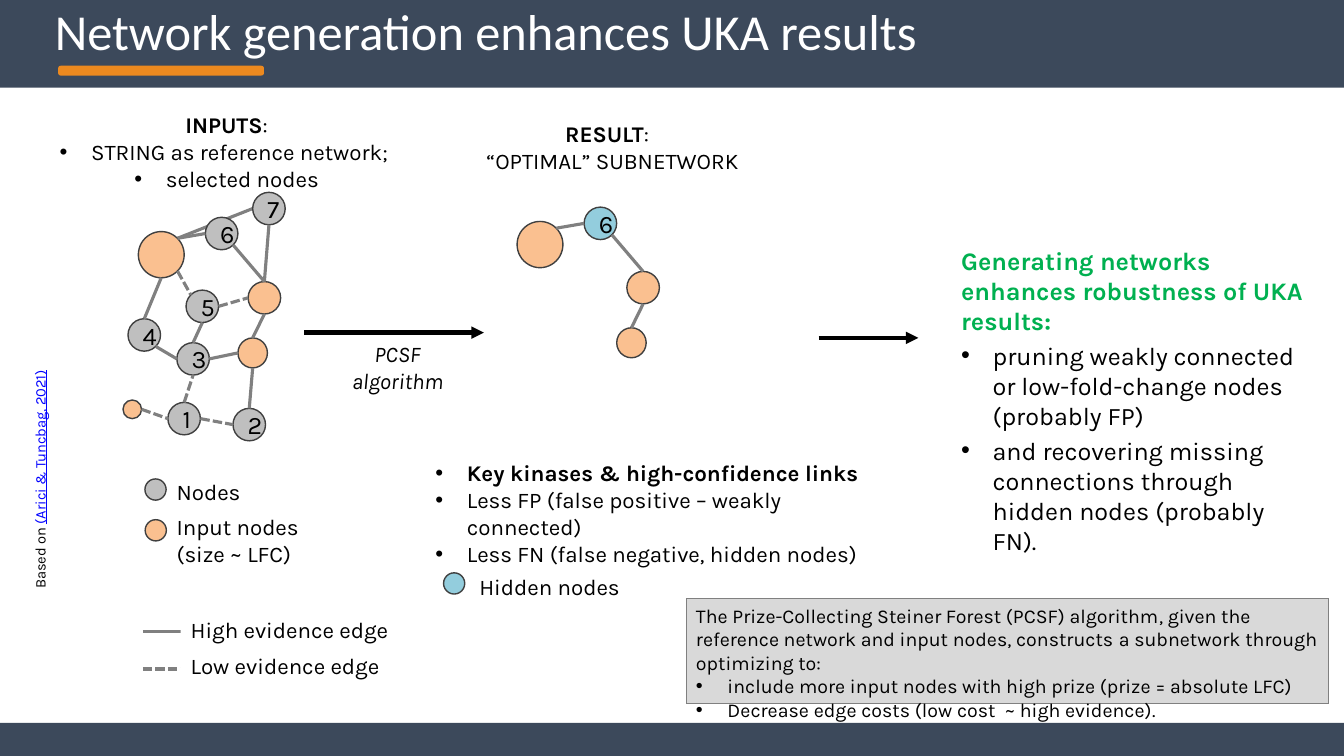
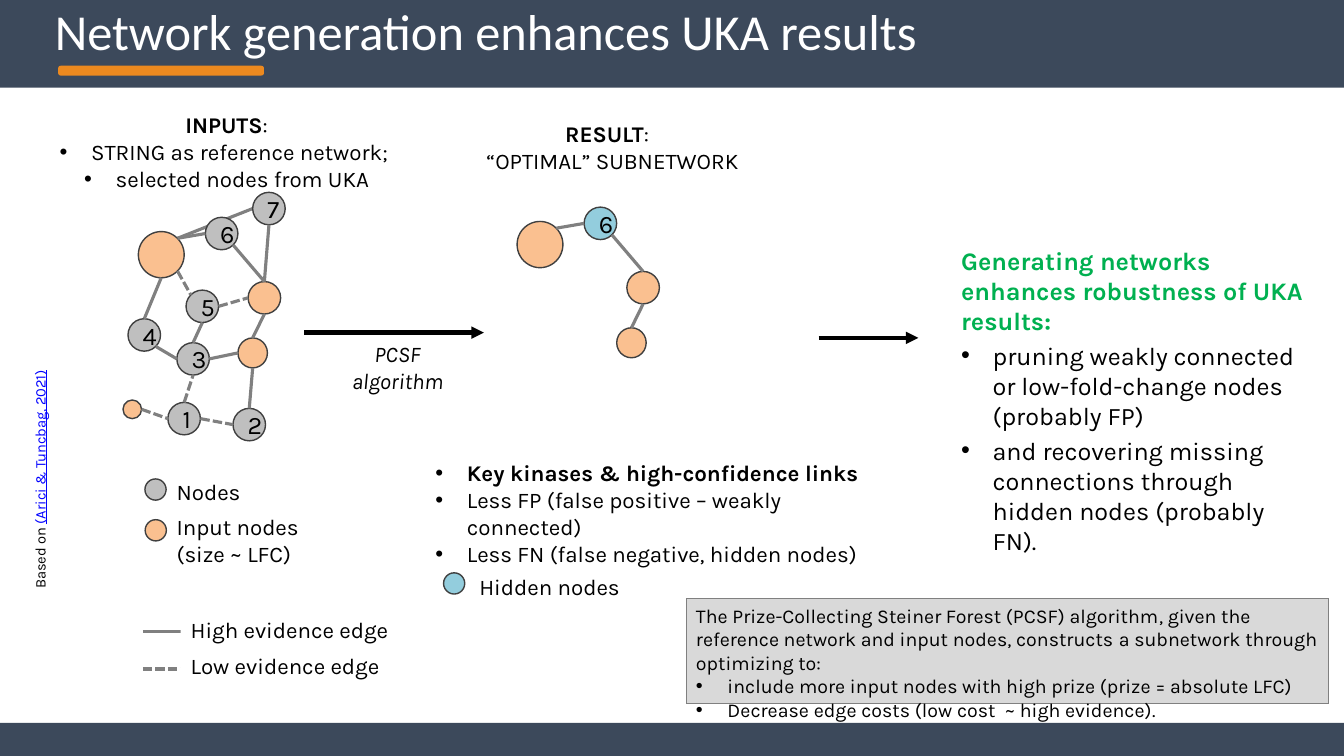
Before and after one commit to pamgene/Network_generation, a slide deck: slide 3 of UKA_networks_interpretation_guide.pptx. Drawn at 1344x756 pixels with LibreOffice and Linux fonts; fonts in the diff are those of the drawing; background and template pictures are left out. Boxes give left, top, right and bottom in pixels: in the first picture for what was removed or moved away, otherwise in the second. Text is boxed around its words. In the diff, an @@ line names an element or a change of style, - is before the commit and + after.

```diff
--- a/UKA_networks_interpretation_guide.pptx
+++ b/UKA_networks_interpretation_guide.pptx
@@ text at bbox=[116, 171, 369, 194]: text changed @@
-• selected nodes
+• selected nodes from UKA
```
Also in this commit, not shown: 4 other slides changed, 1 slide added, 10 other files.
